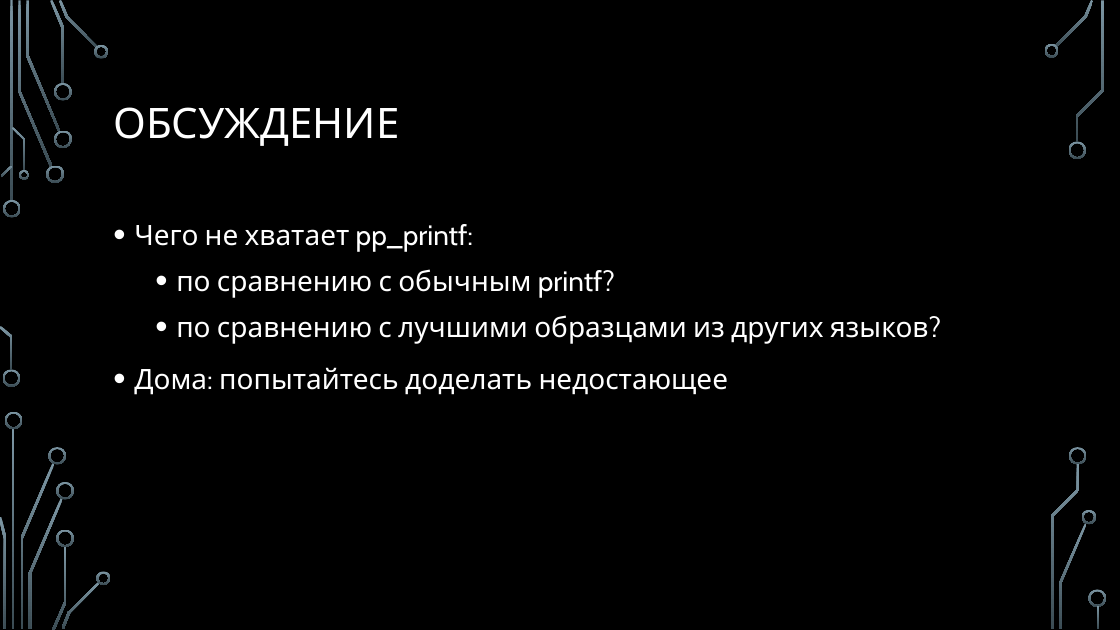
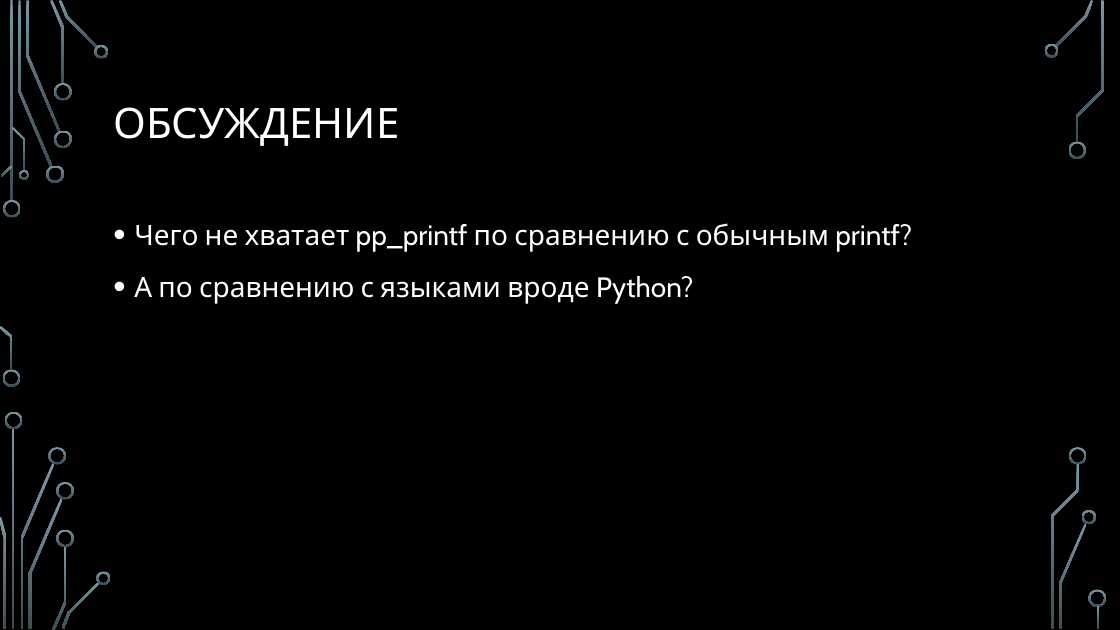
Before and after one commit to MIPT-ILab/cpp-lects-rus, a slide deck: slide 26 of slides/lec2-6-variadics.pptx (slide 24 before the commit). Drawn at 1120x630 pixels with LibreOffice and Linux fonts; fonts in the diff are those of the drawing; background and template pictures are left out. Boxes give left, top, right and bottom in pixels: in the first picture for what was removed or moved away, otherwise in the second. Text is boxed around its words. In the diff, an @@ line names an element or a change of style, - is before the commit and + after.

```diff
--- a/slides/lec2-6-variadics.pptx
+++ b/slides/lec2-6-variadics.pptx
@@ text at (134,223,912,304): text changed @@
-• Чего не хватает pp_printf:
-  • по сравнению с обычным printf?
-  • по сравнению с лучшими образцами из других языков?
-• Дома: попытайтесь доделать недостающее
+• Чего не хватает pp_printf по сравнению с обычным printf?
+• А по сравнению с языками вроде Python?
```
Also in this commit, not shown: 13 other slides changed, 15 slides added, 1 slide removed, 14 other files.
